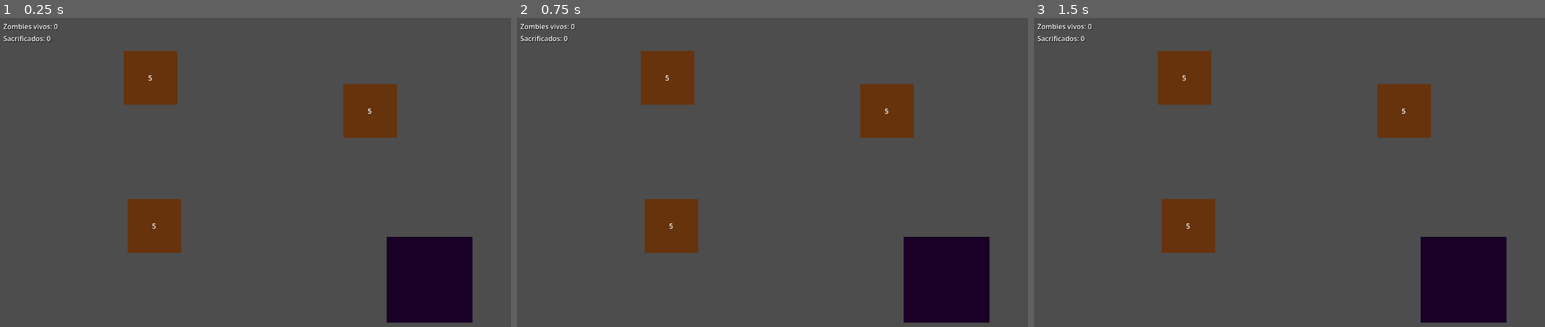
Above: before the commit, frames 1-3 (left to right).
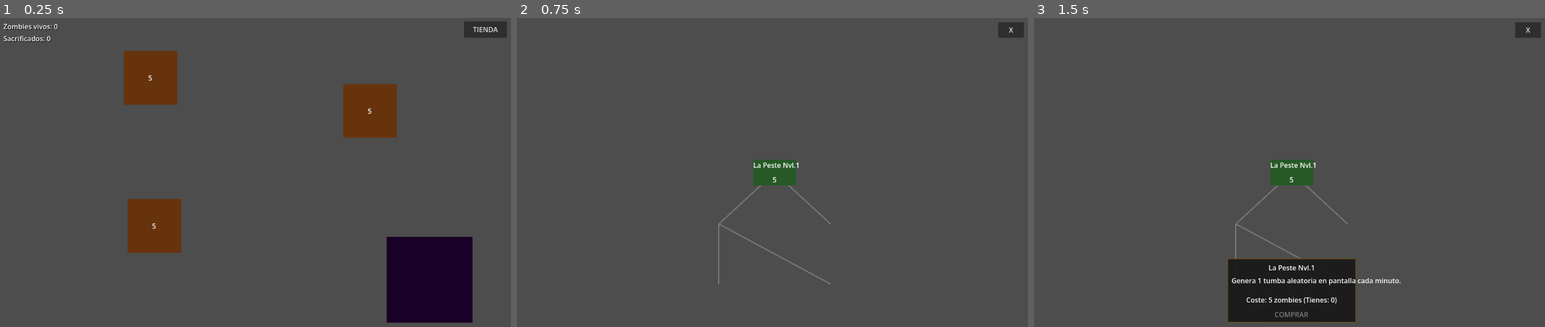
Above: after the commit, the same moments.

Repository: MiguelFMD/zombis-incremental
Game: Godot game, scene res://scenes/main.tscn
Same seed, same stepped clock (60 frames per second), same inputs: the game is played once before the commit and once after it.
Inputs (mouse positions are in pixels of both pictures, inside the frame that each line leads up to):
- Up to frame 1 (0.25 s): no input
- Up to frame 2 (0.75 s): click (1002, 30) at 0.5 s, where only the run after the commit has a clickable "TIENDA"
- Up to frame 3 (1.5 s): click (1294, 175) at 1.25 s, where only the run after the commit has a clickable "La Peste Nvl.1"

The runs differ from the first frame. In frame 1, 0.4% of the frame differs, in the area x 90-100%, y 1-7%; in frame 2, 11%; in frame 3, 17%, in the area x 0-100%, y 1-99%.

Commit message:
Prototipo de tienda con primera mejora de tumbas automáticas y otras mejoras prototipo secundarias

Diff:
--- /dev/null
+++ b/resources/upgrades/deteccion_tumbas.tres
@@ -0,0 +1,11 @@
+[gd_resource type="Resource" script_class="UpgradeData" load_steps=2 format=3]
+
+[ext_resource type="Script" path="res://scenes/upgrade_data.gd" id="1_data"]
+
+[resource]
+script = ExtResource("1_data")
+id = "deteccion_tumbas"
+upgrade_name = "Deteccion de Tumbas"
+cost = 8
+description = "Revela tumbas ocultas en el cementerio."
+connected_ids = ["la_peste_1"]
--- /dev/null
+++ b/resources/upgrades/la_peste_1.tres
@@ -0,0 +1,11 @@
+[gd_resource type="Resource" script_class="UpgradeData" load_steps=2 format=3]
+
+[ext_resource type="Script" path="res://scenes/upgrade_data.gd" id="1_data"]
+
+[resource]
+script = ExtResource("1_data")
+id = "la_peste_1"
+upgrade_name = "La Peste Nvl.1"
+cost = 5
+description = "Genera 1 tumba aleatoria en pantalla cada minuto."
+connected_ids = []
--- /dev/null
+++ b/resources/upgrades/pico_afilado.tres
@@ -0,0 +1,11 @@
+[gd_resource type="Resource" script_class="UpgradeData" load_steps=2 format=3]
+
+[ext_resource type="Script" path="res://scenes/upgrade_data.gd" id="1_data"]
+
+[resource]
+script = ExtResource("1_data")
+id = "pico_afilado"
+upgrade_name = "Pico Afilado"
+cost = 15
+description = "Duplica el daño por clic sobre las tumbas."
+connected_ids = ["resistencia_zombie"]
--- /dev/null
+++ b/resources/upgrades/resistencia_zombie.tres
@@ -0,0 +1,11 @@
+[gd_resource type="Resource" script_class="UpgradeData" load_steps=2 format=3]
+
+[ext_resource type="Script" path="res://scenes/upgrade_data.gd" id="1_data"]
+
+[resource]
+script = ExtResource("1_data")
+id = "resistencia_zombie"
+upgrade_name = "Resistencia Zombie"
+cost = 10
+description = "Los zombies excavan durante más tiempo antes de descansar."
+connected_ids = ["la_peste_1"]
--- /dev/null
+++ b/resources/upgrades/velocidad_zombie.tres
@@ -0,0 +1,11 @@
+[gd_resource type="Resource" script_class="UpgradeData" load_steps=2 format=3]
+
+[ext_resource type="Script" path="res://scenes/upgrade_data.gd" id="1_data"]
+
+[resource]
+script = ExtResource("1_data")
+id = "velocidad_zombie"
+upgrade_name = "Velocidad Zombie"
+cost = 12
+description = "Los zombies se mueven un 30% mas rapido."
+connected_ids = ["resistencia_zombie"]
--- a/scenes/game_manager.gd
+++ b/scenes/game_manager.gd
@@ -6,5 +6,121 @@
 ## Multiplicador de daño de excavación (mejora comprada).
 var dig_power_multiplier: float = 1.0
 
+## IDs de mejoras compradas.
+var unlocked_upgrades: Array[String] = []
+
+## IDs de mejoras disponibles para comprar (todos los prerequisitos cumplidos).
+var available_upgrades: Array[String] = []
+
+## IDs de mejoras visibles en el grafo (al menos un vecino desbloqueado o es la raíz).
+var visible_upgrades: Array[String] = []
+
 ## Se emite cada vez que cambia la moneda.
 signal currency_updated(new_amount: int)
+
+## Se emite cuando el estado de las mejoras cambia (compra, visibilidad, etc).
+signal upgrades_updated()
+
+## Se emite cuando La Peste debe generar una tumba.
+signal grave_spawn_requested()
+
+var _peste_timer: Timer
+
+
+func _ready() -> void:
+    _refresh_upgrade_states()
+
+
+func purchase_upgrade(upgrade_id: String) -> bool:
+    var data: UpgradeData = _load_upgrade_data(upgrade_id)
+    if not data:
+        return false
+    if unlocked_upgrades.has(upgrade_id):
+        return false
+    if not available_upgrades.has(upgrade_id):
+        return false
+    if sacrificed_zombies < data.cost:
+        return false
+
+    sacrificed_zombies -= data.cost
+    unlocked_upgrades.append(upgrade_id)
+    _apply_upgrade_effect(data)
+    _refresh_upgrade_states()
+    currency_updated.emit(sacrificed_zombies)
+    upgrades_updated.emit()
+    return true
+
+
+func _apply_upgrade_effect(data: UpgradeData) -> void:
+    match data.id:
+        "la_peste_1":
+            _start_peste_timer()
+
+
+func _refresh_upgrade_states() -> void:
+    available_upgrades.clear()
+    visible_upgrades.clear()
+
+    var all_ids: Array[String] = _collect_all_upgrade_ids()
+    for id: String in all_ids:
+        if unlocked_upgrades.has(id):
+            continue
+        var data: UpgradeData = _load_upgrade_data(id)
+        if not data:
+            continue
+
+        var any_neighbor_unlocked: bool = false
+        var all_prereqs_met: bool = true
+
+        for connected_id: String in data.connected_ids:
+            if unlocked_upgrades.has(connected_id):
+                any_neighbor_unlocked = true
+            else:
+                all_prereqs_met = false
+
+        if data.connected_ids.is_empty():
+            visible_upgrades.append(id)
+            available_upgrades.append(id)
+            continue
+
+        if any_neighbor_unlocked:
+            visible_upgrades.append(id)
+
+        if all_prereqs_met and any_neighbor_unlocked:
+            available_upgrades.append(id)
+
+
+func _collect_all_upgrade_ids() -> Array[String]:
+    var ids: Array[String] = []
+    var dir: DirAccess = DirAccess.open("res://resources/upgrades/")
+    if dir:
+        dir.list_dir_begin()
+        var file_name: String = dir.get_next()
+        while file_name != "":
+            if file_name.ends_with(".tres"):
+                ids.append(file_name.trim_suffix(".tres"))
+            file_name = dir.get_next()
+        dir.list_dir_end()
+    return ids
+
+
+func _load_upgrade_data(upgrade_id: String) -> UpgradeData:
+    var path: String = "res://resources/upgrades/" + upgrade_id + ".tres"
+    if not ResourceLoader.exists(path):
+        return null
+    return load(path) as UpgradeData
+
+
+func _start_peste_timer() -> void:
+    if _peste_timer:
+        return
+    _peste_timer = Timer.new()
+    _peste_timer.wait_time = 60.0
+    _peste_timer.one_shot = false
+    _peste_timer.timeout.connect(_on_peste_tick)
+    add_child(_peste_timer)
+    _peste_timer.start()
+
+
+func _on_peste_tick() -> void:
+    grave_spawn_requested.emit()
--- a/scenes/main.gd
+++ b/scenes/main.gd
@@ -6,6 +6,8 @@
 @onready var grid_manager: Node = $GridManager
 @onready var label_zombies_vivos: Label = $CanvasLayer_UI/Control_HUD/Label_ZombiesVivos
 @onready var label_sacrificados: Label = $CanvasLayer_UI/Control_HUD/Label_Sacrificados
+@onready var button_shop: Button = $CanvasLayer_UI/Control_HUD/Button_Shop
+@onready var shop_menu: Control = $CanvasLayer_UI/ShopMenu
 
 var zombie_spawn_separation: float = 50.0
 var zombie_count: int = 0
@@ -16,6 +18,8 @@
     for grave: Grave in graves_container.get_children():
         _connect_grave(grave)
     GameManager.currency_updated.connect(_on_currency_updated)
+    button_shop.pressed.connect(_on_shop_pressed)
+    GameManager.grave_spawn_requested.connect(_on_peste_spawn_grave)
     _update_ui()
 
 
@@ -55,6 +59,21 @@
     _update_ui()
 
 
+func _on_shop_pressed() -> void:
+    shop_menu.visible = not shop_menu.visible
+
+
+func _on_peste_spawn_grave() -> void:
+    var grave_scene: PackedScene = preload("res://scenes/grave.tscn")
+    var grave: Grave = grave_scene.instantiate()
+    var rng: RandomNumberGenerator = RandomNumberGenerator.new()
+    var spawn_x: float = rng.randf_range(-500.0, 500.0)
+    var spawn_y: float = rng.randf_range(-300.0, 300.0)
+    grave.position = Vector2(spawn_x, spawn_y)
+    graves_container.add_child(grave)
+    _connect_grave(grave)
+
+
 func _update_ui() -> void:
     label_zombies_vivos.text = "Zombies vivos: " + str(zombie_count)
     label_sacrificados.text = "Sacrificados: " + str(GameManager.sacrificed_zombies)
--- a/scenes/main.tscn
+++ b/scenes/main.tscn
@@ -4,6 +4,7 @@
 [ext_resource type="Script" uid="uid://dknq3qyhya081" path="res://scenes/grid_manager.gd" id="2_grid"]
 [ext_resource type="PackedScene" uid="uid://dchrhq84cns8g" path="res://scenes/grave.tscn" id="3_grave"]
 [ext_resource type="PackedScene" uid="uid://dqigv1rn375po" path="res://scenes/pit.tscn" id="4_pit"]
+[ext_resource type="PackedScene" uid="uid://didcpy3srsk4f" path="res://scenes/shop_menu.tscn" id="5_shop"]
 
 [sub_resource type="NavigationPolygon" id="NavigationPolygon_game"]
 vertices = PackedVector2Array(-600, -400, 600, -400, 600, 400, -600, 400)
@@ -72,3 +73,13 @@
 theme_override_colors/font_shadow_color = Color(0, 0, 0, 1)
 theme_override_constants/shadow_offset_x = 1
 text = "Sacrificados: 0"
+
+[node name="Button_Shop" type="Button" parent="CanvasLayer_UI/Control_HUD" unique_id=1686556824]
+layout_mode = 0
+offset_left = 1080.0
+offset_top = 8.0
+offset_right = 1180.0
+offset_bottom = 46.0
+text = "TIENDA"
+
+[node name="ShopMenu" parent="CanvasLayer_UI" unique_id=484623157 instance=ExtResource("5_shop")]
--- /dev/null
+++ b/scenes/shop_menu.gd
@@ -0,0 +1,169 @@
+extends Control
+
+@onready var sub_viewport: SubViewport = $SubViewportContainer/SubViewport
+@onready var graph_root: Node2D = $SubViewportContainer/SubViewport/GraphRoot
+@onready var camera: Camera2D = $SubViewportContainer/SubViewport/Camera2D
+@onready var details_popup: Panel = $DetailsPopup
+@onready var label_upgrade_name: Label = $DetailsPopup/Label_Name
+@onready var label_description: Label = $DetailsPopup/Label_Description
+@onready var label_cost: Label = $DetailsPopup/Label_Cost
+@onready var button_buy: Button = $DetailsPopup/Button_Buy
+@onready var button_close_shop: Button = $Button_Close
+
+var upgrade_node_scene: PackedScene = preload("res://scenes/upgrade_node.tscn")
+var is_panning: bool = false
+var pan_start: Vector2 = Vector2.ZERO
+var camera_start: Vector2 = Vector2.ZERO
+var selected_upgrade_id: String = ""
+
+
+func _ready() -> void:
+	hide()
+	details_popup.hide()
+	button_buy.pressed.connect(_on_buy_pressed)
+	button_close_shop.pressed.connect(_on_close_pressed)
+	GameManager.upgrades_updated.connect(_refresh_lines)
+	_generate_graph()
+
+
+func _generate_graph() -> void:
+	for child: Node in graph_root.get_children():
+		child.queue_free()
+
+	var layout: Dictionary = _generate_layout()
+	var node_map: Dictionary = {}
+
+	var all_ids: Array[String] = _collect_all_upgrade_ids()
+	for id: String in all_ids:
+		if not layout.has(id):
+			continue
+		var pos: Vector2 = layout[id]
+		var data: UpgradeData = _load_upgrade(id)
+		if not data:
+			continue
+
+		var node: UpgradeNode = upgrade_node_scene.instantiate()
+		node.position = pos
+		node.setup(data)
+		node.node_clicked.connect(_on_node_clicked)
+		graph_root.add_child(node)
+		node_map[id] = node
+
+	_draw_connections(node_map)
+
+
+func _generate_layout() -> Dictionary:
+	var layout: Dictionary = {}
+	var all_ids: Array[String] = _collect_all_upgrade_ids()
+
+	var positions: Dictionary = {
+		"la_peste_1": Vector2(0, 0),
+		"resistencia_zombie": Vector2(-130, 120),
+		"deteccion_tumbas": Vector2(130, 120),
+		"pico_afilado": Vector2(-130, 260),
+		"velocidad_zombie": Vector2(130, 260),
+	}
+
+	for id: String in all_ids:
+		if positions.has(id):
+			layout[id] = positions[id]
+		else:
+			layout[id] = Vector2(0, all_ids.find(id) * 140.0)
+
+	return layout
+
+
+func _draw_connections(node_map: Dictionary) -> void:
+	for id: String in node_map:
+		var node: UpgradeNode = node_map[id]
+		if not node.data:
+			continue
+		for target_id: String in node.data.connected_ids:
+			if not node_map.has(target_id):
+				continue
+			var line: Line2D = Line2D.new()
+			line.width = 3.0
+			var from_node: UpgradeNode = node_map[target_id]
+			line.add_point(from_node.position)
+			line.add_point(node.position)
+			line.default_color = Color(0.5, 0.5, 0.5, 0.8)
+			line.z_index = -1
+			graph_root.add_child(line)
+			line.name = "line_" + target_id + "_" + id
+
+
+func _refresh_lines() -> void:
+	for child: Node in graph_root.get_children():
+		if child is Line2D:
+			var line: Line2D = child as Line2D
+			var all_locked: bool = true
+			for id: String in child.name.trim_prefix("line_").split("_"):
+				if GameManager.unlocked_upgrades.has(id):
+					all_locked = false
+					break
+			line.default_color = Color(0.2, 0.7, 0.2, 0.9) if not all_locked else Color(0.5, 0.5, 0.5, 0.8)
+
+
+func _on_node_clicked(upgrade_data: UpgradeData) -> void:
+	selected_upgrade_id = upgrade_data.id
+	label_upgrade_name.text = upgrade_data.upgrade_name
+	label_description.text = upgrade_data.description
+	label_cost.text = "Coste: " + str(upgrade_data.cost) + " zombies (Tienes: " + str(GameManager.sacrificed_zombies) + ")"
+	var can_afford: bool = GameManager.sacrificed_zombies >= upgrade_data.cost
+	var is_available: bool = GameManager.available_upgrades.has(upgrade_data.id)
+	button_buy.disabled = not (is_available and can_afford)
+	details_popup.show()
+
+
+func _on_buy_pressed() -> void:
+	if selected_upgrade_id.is_empty():
+		return
+	GameManager.purchase_upgrade(selected_upgrade_id)
+	details_popup.hide()
+
+
+func _on_close_pressed() -> void:
+	hide()
+
+
+func _input(event: InputEvent) -> void:
+	if not visible:
+		return
+
+	if event is InputEventMouseButton:
+		if event.button_index == MOUSE_BUTTON_WHEEL_UP:
+			camera.zoom += Vector2(0.1, 0.1)
+		elif event.button_index == MOUSE_BUTTON_WHEEL_DOWN:
+			camera.zoom = (camera.zoom - Vector2(0.1, 0.1)).clamp(Vector2(0.2, 0.2), Vector2(3.0, 3.0))
+		elif event.button_index == MOUSE_BUTTON_MIDDLE:
+			if event.pressed:
+				is_panning = true
+				pan_start = get_global_mouse_position()
+				camera_start = camera.position
+			else:
+				is_panning = false
+
+	if event is InputEventMouseMotion and is_panning:
+		var delta: Vector2 = get_global_mouse_position() - pan_start
+		camera.position = camera_start - delta / camera.zoom
+
+
+func _collect_all_upgrade_ids() -> Array[String]:
+	var ids: Array[String] = []
+	var dir: DirAccess = DirAccess.open("res://resources/upgrades/")
+	if dir:
+		dir.list_dir_begin()
+		var file_name: String = dir.get_next()
+		while file_name != "":
+			if file_name.ends_with(".tres"):
+				ids.append(file_name.trim_suffix(".tres"))
+			file_name = dir.get_next()
+		dir.list_dir_end()
+	return ids
+
+
+func _load_upgrade(upgrade_id: String) -> UpgradeData:
+	var path: String = "res://resources/upgrades/" + upgrade_id + ".tres"
+	if not ResourceLoader.exists(path):
+		return null
+	return load(path) as UpgradeData
--- /dev/null
+++ b/scenes/shop_menu.tscn
@@ -0,0 +1,97 @@
+[gd_scene load_steps=3 format=3 uid="uid://c0shopmenu00000"]
+
+[ext_resource type="Script" path="res://scenes/shop_menu.gd" id="1_script"]
+
+[sub_resource type="StyleBoxFlat" id="StyleBoxFlat_panel"]
+bg_color = Color(0.1, 0.1, 0.1, 0.95)
+border_width_left = 2
+border_width_top = 2
+border_width_right = 2
+border_width_bottom = 2
+border_color = Color(0.4, 0.3, 0.1, 1)
+
+[node name="ShopMenu" type="Control"]
+layout_mode = 3
+anchors_preset = 15
+anchor_right = 1.0
+anchor_bottom = 1.0
+grow_horizontal = 2
+grow_vertical = 2
+script = ExtResource("1_script")
+
+[node name="SubViewportContainer" type="SubViewportContainer" parent="."]
+layout_mode = 1
+anchors_preset = 15
+anchor_right = 1.0
+anchor_bottom = 1.0
+grow_horizontal = 2
+grow_vertical = 2
+stretch = true
+
+[node name="SubViewport" type="SubViewport" parent="SubViewportContainer"]
+handle_input_locally = false
+size = Vector2i(1200, 720)
+
+[node name="GraphRoot" type="Node2D" parent="SubViewportContainer/SubViewport"]
+
+[node name="Camera2D" type="Camera2D" parent="SubViewportContainer/SubViewport"]
+position = Vector2(0, 0)
+
+[node name="DetailsPopup" type="Panel" parent="."]
+visible = false
+layout_mode = 1
+anchors_preset = 8
+anchor_left = 0.5
+anchor_top = 1.0
+anchor_right = 0.5
+anchor_bottom = 1.0
+offset_left = -150.0
+offset_top = -160.0
+offset_right = 150.0
+offset_bottom = -10.0
+grow_horizontal = 2
+grow_vertical = 0
+theme_override_styles/panel = SubResource("StyleBoxFlat_panel")
+
+[node name="Label_Name" type="Label" parent="DetailsPopup"]
+layout_mode = 0
+offset_left = 10.0
+offset_top = 10.0
+offset_right = 290.0
+offset_bottom = 36.0
+text = "Nombre Mejora"
+horizontal_alignment = 1
+
+[node name="Label_Description" type="Label" parent="DetailsPopup"]
+layout_mode = 0
+offset_left = 10.0
+offset_top = 40.0
+offset_right = 290.0
+offset_bottom = 80.0
+text = "Descripcion"
+horizontal_alignment = 1
+
+[node name="Label_Cost" type="Label" parent="DetailsPopup"]
+layout_mode = 0
+offset_left = 10.0
+offset_top = 85.0
+offset_right = 290.0
+offset_bottom = 110.0
+text = "Coste: 0 zombies"
+horizontal_alignment = 1
+
+[node name="Button_Buy" type="Button" parent="DetailsPopup"]
+layout_mode = 0
+offset_left = 80.0
+offset_top = 115.0
+offset_right = 220.0
+offset_bottom = 145.0
+text = "COMPRAR"
+
+[node name="Button_Close" type="Button" parent="."]
+layout_mode = 0
+offset_left = 1120.0
+offset_top = 10.0
+offset_right = 1180.0
+offset_bottom = 46.0
+text = "X"
--- /dev/null
+++ b/scenes/upgrade_data.gd
@@ -0,0 +1,8 @@
+class_name UpgradeData
+extends Resource
+
+@export var id: String = ""
+@export var upgrade_name: String = ""
+@export var cost: int = 0
+@export_multiline var description: String = ""
+@export var connected_ids: Array[String] = []
--- /dev/null
+++ b/scenes/upgrade_node.gd
@@ -0,0 +1,60 @@
+class_name UpgradeNode
+extends Button
+
+signal node_clicked(upgrade_data: UpgradeData)
+
+enum NodeState { HIDDEN, VISIBLE, AVAILABLE, UNLOCKED }
+
+var data: UpgradeData
+var current_state: NodeState = NodeState.HIDDEN
+
+
+
+
+func _ready() -> void:
+	pressed.connect(_on_pressed)
+	GameManager.upgrades_updated.connect(_refresh_visual)
+	_refresh_visual()
+
+
+func setup(upgrade_data: UpgradeData) -> void:
+	data = upgrade_data
+	$Label_Name.text = data.upgrade_name
+	$Label_Cost.text = str(data.cost)
+	_refresh_visual()
+
+
+func _on_pressed() -> void:
+	if current_state == NodeState.HIDDEN:
+		return
+	node_clicked.emit(data)
+
+
+func _refresh_visual() -> void:
+	if not data:
+		return
+
+	if GameManager.unlocked_upgrades.has(data.id):
+		current_state = NodeState.UNLOCKED
+	elif GameManager.available_upgrades.has(data.id):
+		current_state = NodeState.AVAILABLE
+	elif GameManager.visible_upgrades.has(data.id):
+		current_state = NodeState.VISIBLE
+	else:
+		current_state = NodeState.HIDDEN
+
+	match current_state:
+		NodeState.HIDDEN:
+			visible = false
+		NodeState.VISIBLE:
+			visible = true
+			$ColorRect_BG.color = Color(0.25, 0.25, 0.25, 1.0)
+			disabled = true
+		NodeState.AVAILABLE:
+			visible = true
+			$ColorRect_BG.color = Color(0.15, 0.35, 0.15, 1.0)
+			disabled = false
+		NodeState.UNLOCKED:
+			visible = true
+			$ColorRect_BG.color = Color(0.2, 0.5, 0.2, 1.0)
+			disabled = true
--- /dev/null
+++ b/scenes/upgrade_node.tscn
@@ -0,0 +1,38 @@
+[gd_scene load_steps=2 format=3 uid="uid://c0upgradenode00"]
+
+[ext_resource type="Script" path="res://scenes/upgrade_node.gd" id="1_script"]
+
+[node name="UpgradeNode" type="Button"]
+script = ExtResource("1_script")
+theme_override_styles/normal = null
+theme_override_styles/hover = null
+theme_override_styles/pressed = null
+theme_override_styles/focus = null
+
+[node name="ColorRect_BG" type="ColorRect" parent="."]
+offset_left = -50.0
+offset_top = -30.0
+offset_right = 50.0
+offset_bottom = 30.0
+color = Color(0.15, 0.35, 0.15, 1)
+mouse_filter = 2
+
+[node name="Label_Name" type="Label" parent="."]
+offset_left = -50.0
+offset_top = -30.0
+offset_right = 50.0
+offset_bottom = -4.0
+text = "Mejora"
+horizontal_alignment = 1
+vertical_alignment = 1
+mouse_filter = 2
+
+[node name="Label_Cost" type="Label" parent="."]
+offset_left = -50.0
+offset_top = 4.0
+offset_right = 50.0
+offset_bottom = 30.0
+text = "0"
+horizontal_alignment = 1
+vertical_alignment = 1
+mouse_filter = 2
Not shown, added: scenes/shop_menu.gd.uid
Not shown, added: scenes/upgrade_data.gd.uid
Not shown, added: scenes/upgrade_node.gd.uid
Not shown, changed: SESSION_LOG.md
